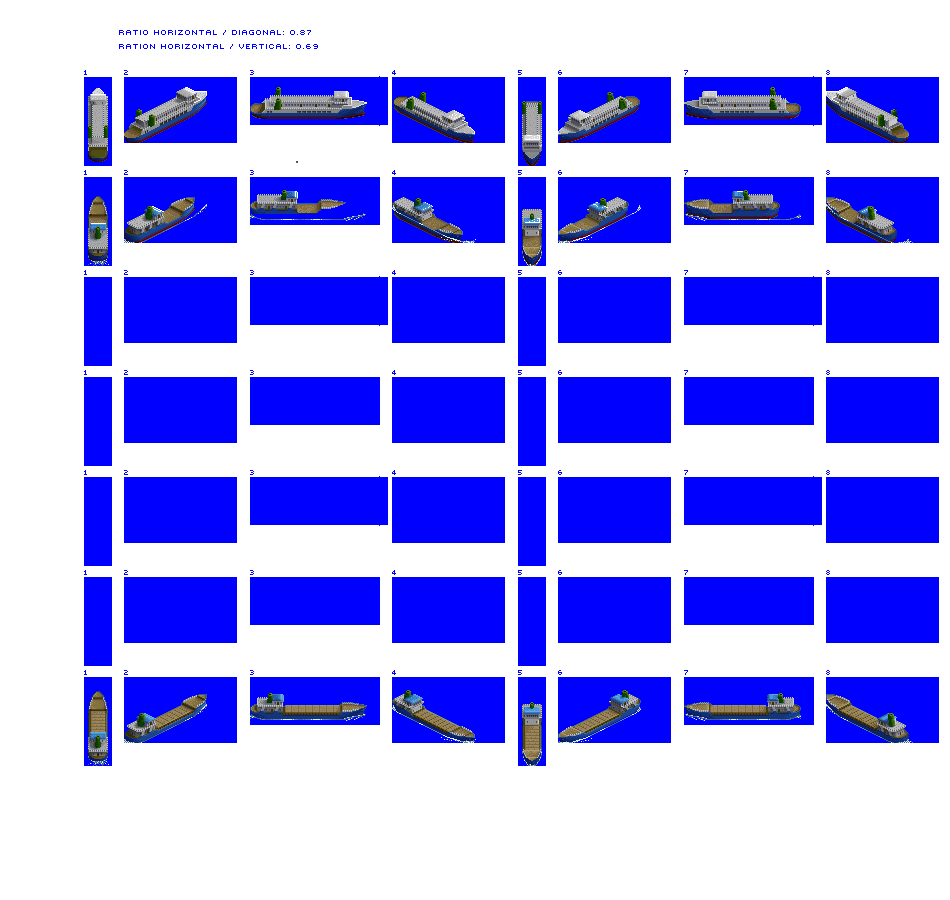
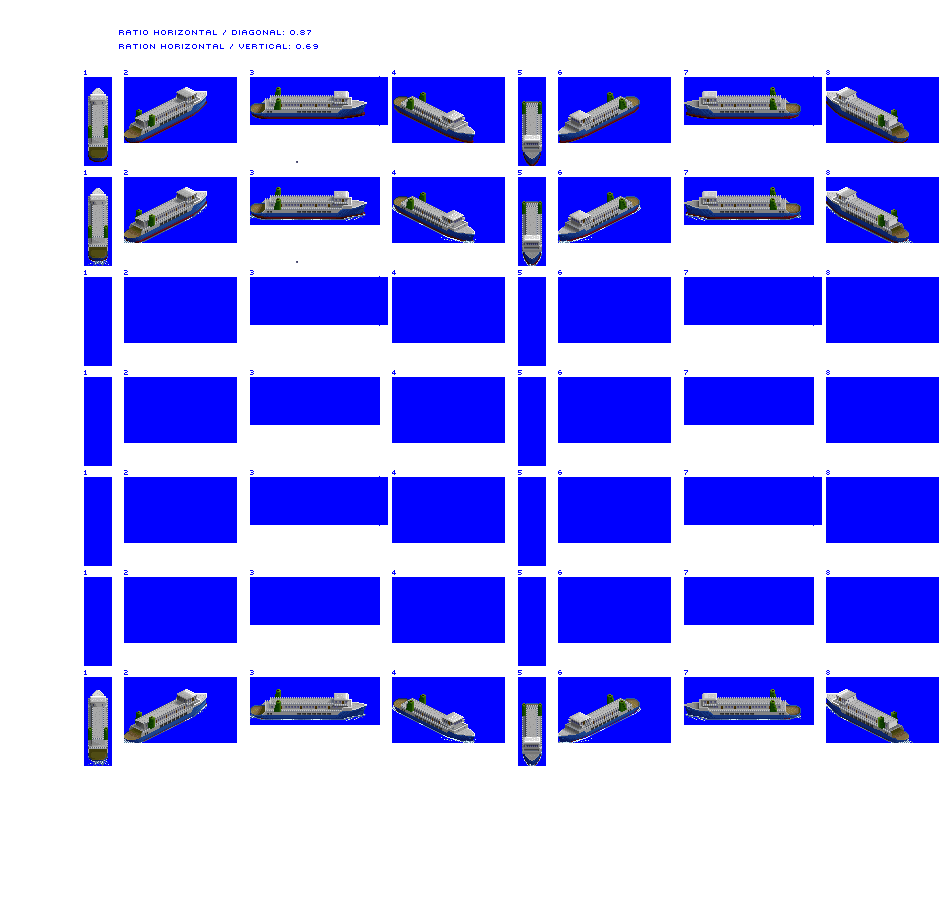
Before/after of a 950 x 900 layered artwork. What changed in the layer stack:
painted on "Vehicle Ferry unloaded" over [88, 187, 909, 263]
renamed "Coaster loaded" to "Vehicle Ferry loaded", painted on it over [88, 689, 909, 765]
